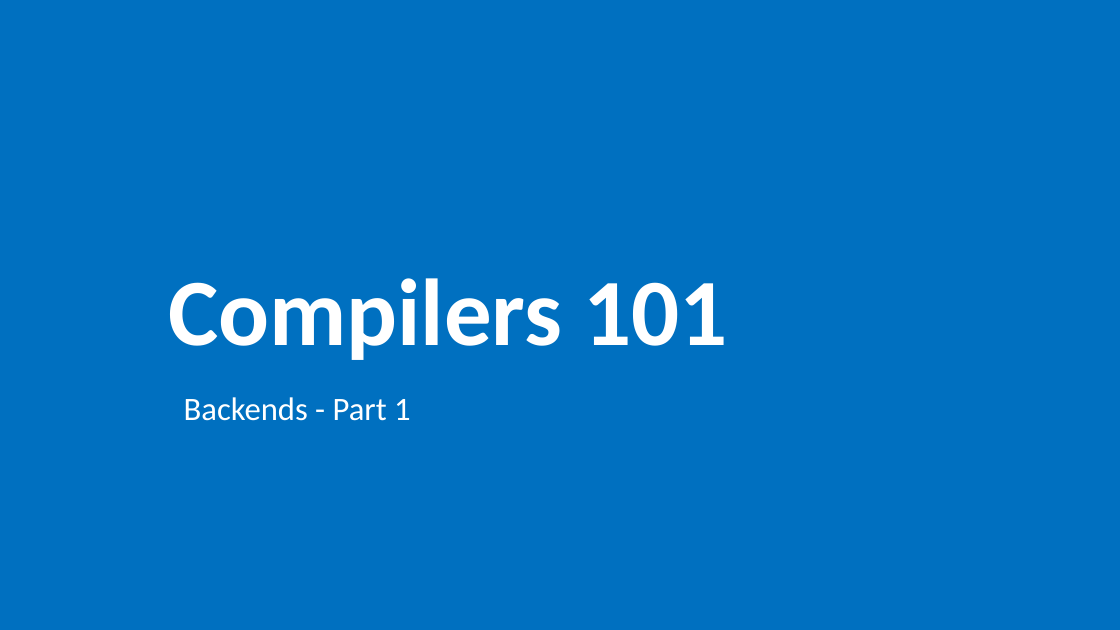
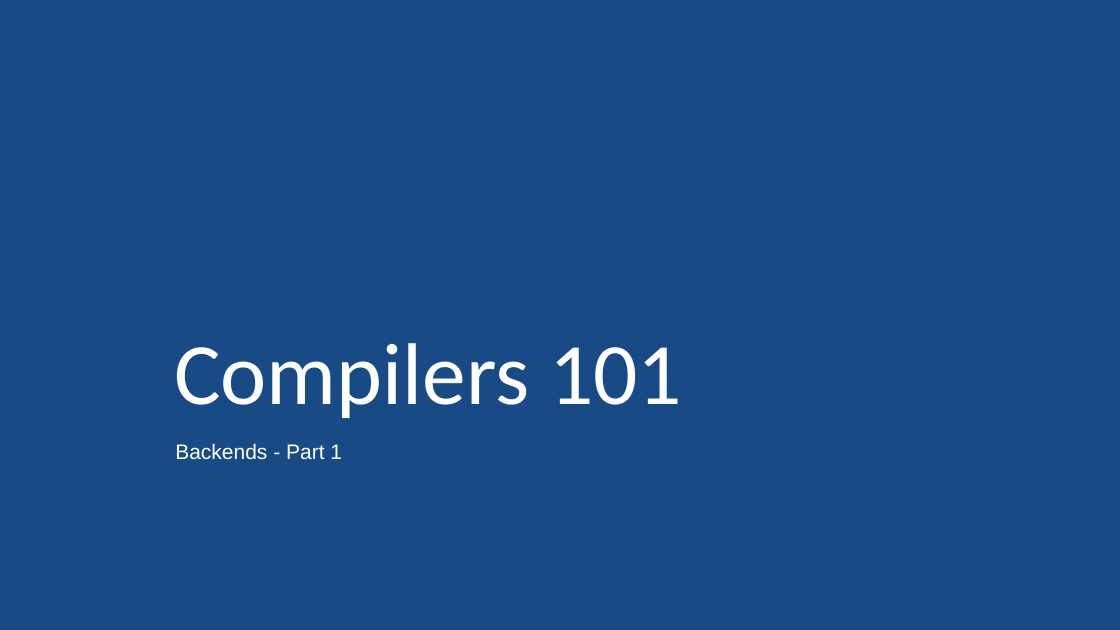
Before and after one commit to NN-complr-tech/Complr-course-lectures, a slide deck: slide 1 of 08-Backends-1.pptx. Drawn at 1120x630 pixels with LibreOffice and Linux fonts; fonts in the diff are those of the drawing. Boxes give left, top, right and bottom in pixels: in the first picture for what was removed or moved away, otherwise in the second. Text is boxed around its words. In the diff, an @@ line names an element or a change of style, - is before the commit and + after.

Commit message:
Add 08-Backends-1 slides (2025)

```diff
--- a/08-Backends-1.pptx
+++ b/08-Backends-1.pptx
@@ background #0070C0 to #184A86 @@
@@ title "Compilers 101": place and size @@
-title "Compilers 101" at bbox=[168, 278, 728, 360]
+title "Compilers 101" at bbox=[174, 343, 682, 418]
@@ title "Compilers 101" at bbox=[174, 343, 682, 418]: size 81.4 to 75 pt, bold off; alignment centre to left; line spacing 0.7 to 0.9; vertical alignment bottom to top @@
@@ text "Backends - Part 1": place and size @@
-text "Backends - Part 1" at bbox=[184, 397, 411, 421]
+text "Backends - Part 1" at bbox=[175, 443, 342, 460]
@@ text "Backends - Part 1" at bbox=[175, 443, 342, 460]: size 28 to 18 pt, font Calibri to Arial; line spacing 0.9 to 1 @@
```
Also in this commit, not shown: 9 other slides changed, 3 slides added.
